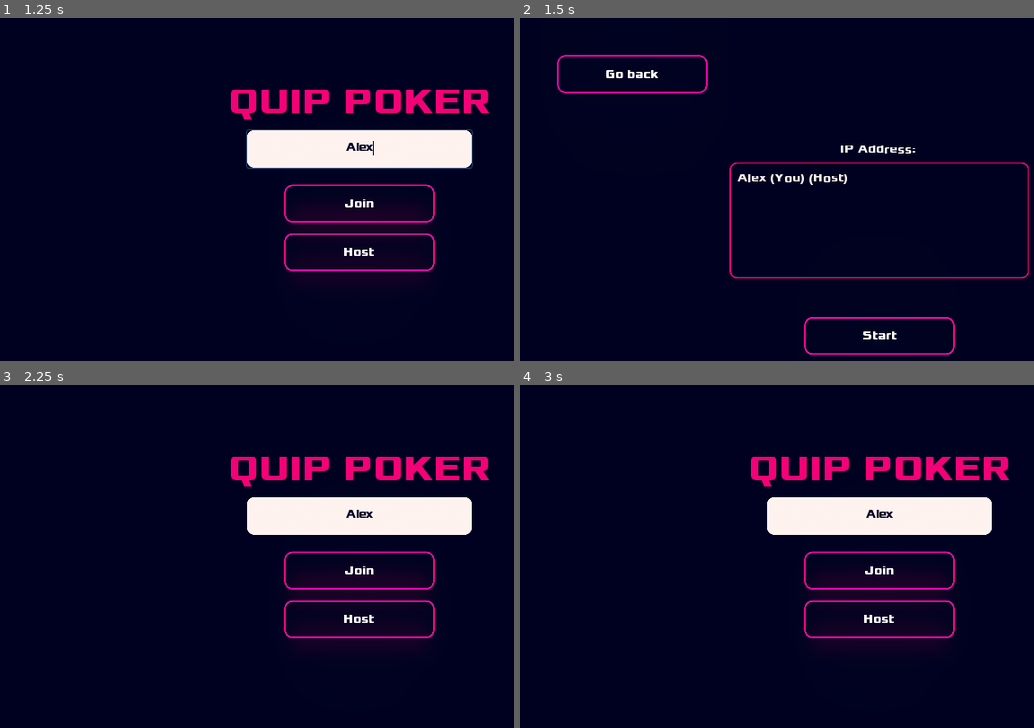
Above: before the commit, frames 1-4 (two rows, left to right).
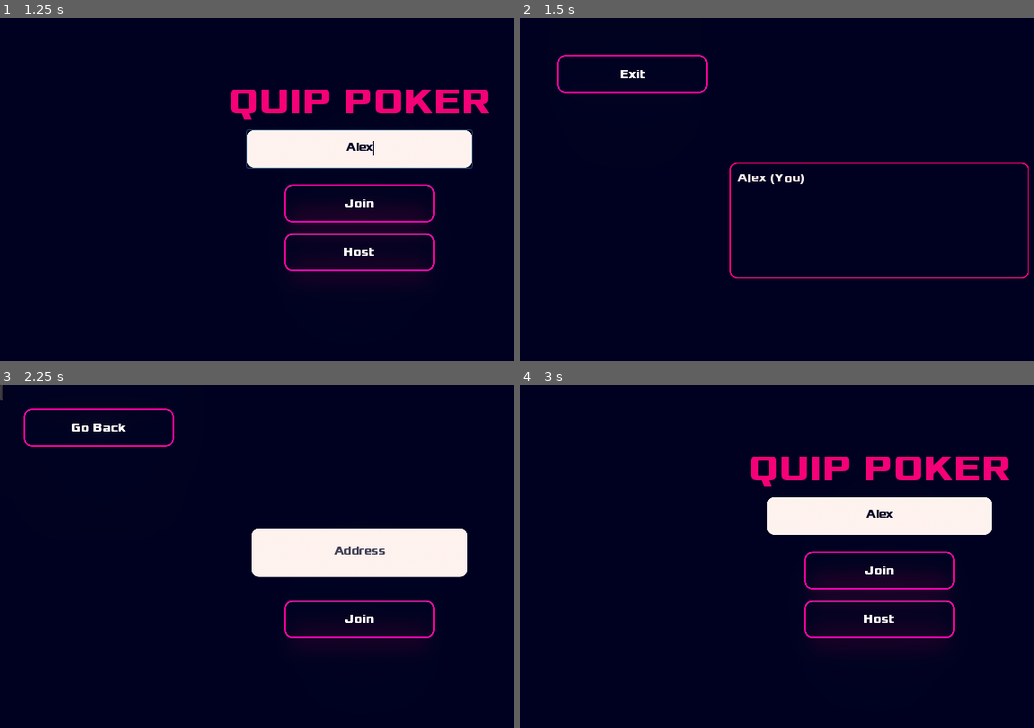
Above: after the commit, the same moments.

Repository: McLovin3/QuipPoker
Game: Godot game, scene res://Scenes/MainMenu.tscn
Same seed, same stepped clock (60 frames per second), same inputs: the game is played once before the commit and once after it.
Inputs (mouse positions are in pixels of both pictures, inside the frame that each line leads up to):
- Up to frame 1 (1.25 s): click (359, 148) at 0.52 s; type "Alex" at 0.6 s
- Up to frame 2 (1.5 s): click "Host" at 1.25 s
- Up to frame 3 (2.25 s): click (113, 439) at 2 s, where only the run before the commit has a clickable "Go back"
- Up to frame 4 (3 s): click (617, 426) at 2.75 s, where only the run after the commit has a clickable "Go Back"

Frame 1 is identical in both runs. In frame 2, 0.9% of the frame differs, in the area x 16-85%, y 15-99%; in frame 3, 13%, in the area x 0-96%, y 0-70%; in frame 4, nothing differs.

Commit message:
Merged LobbyMenu and HostMenu scenes into one

Diff:
--- a/Scenes/HostMenu.tscn
+++ /dev/null
@@ -1,54 +0,0 @@
-[gd_scene load_steps=4 format=2]
-
-[ext_resource path="res://Scenes/Scripts/HostMenu.gd" type="Script" id=1]
-[ext_resource path="res://Scenes/NeonButton.tscn" type="PackedScene" id=2]
-[ext_resource path="res://Themes/ItemList.tres" type="Theme" id=3]
-
-[node name="CanvasLayer" type="CanvasLayer"]
-script = ExtResource( 1 )
-
-[node name="GoBackButton" parent="." instance=ExtResource( 2 )]
-margin_left = 50.0
-margin_top = 50.0
-margin_right = 250.0
-margin_bottom = 100.0
-text = "Go back"
-
-[node name="NameList" type="ItemList" parent="."]
-anchor_left = 0.5
-anchor_top = 0.5
-anchor_right = 0.5
-anchor_bottom = 0.5
-margin_left = -200.0
-margin_top = -77.5
-margin_right = 200.0
-margin_bottom = 77.5
-theme = ExtResource( 3 )
-
-[node name="StartButton" parent="." instance=ExtResource( 2 )]
-anchor_left = 0.5
-anchor_top = 0.5
-anchor_right = 0.5
-anchor_bottom = 0.5
-margin_left = -100.0
-margin_top = 130.0
-margin_right = 100.0
-margin_bottom = 180.0
-text = "Start"
-
-[node name="IpAddress" type="Label" parent="."]
-anchor_left = 0.5
-anchor_top = 0.5
-anchor_right = 0.5
-anchor_bottom = 0.5
-margin_left = -275.0
-margin_top = -120.0
-margin_right = 275.0
-margin_bottom = -70.0
-text = "IP Address:"
-align = 1
-valign = 1
-
-[connection signal="pressed" from="GoBackButton" to="." method="_on_GoBackButton_pressed"]
-[connection signal="pressed" from="StartButton" to="." method="_on_NeonButton_pressed"]
-[connection signal="pressed" from="StartButton" to="." method="_on_StartButton_pressed"]
--- a/Scenes/LobbyMenu.tscn
+++ b/Scenes/LobbyMenu.tscn
@@ -25,4 +25,29 @@
 margin_bottom = 77.5
 theme = ExtResource( 3 )
 
+[node name="StartButton" parent="." instance=ExtResource( 1 )]
+anchor_left = 0.5
+anchor_top = 0.5
+anchor_right = 0.5
+anchor_bottom = 0.5
+margin_left = -100.0
+margin_top = 130.0
+margin_right = 100.0
+margin_bottom = 180.0
+text = "Start"
+
+[node name="IpAddress" type="Label" parent="."]
+anchor_left = 0.5
+anchor_top = 0.5
+anchor_right = 0.5
+anchor_bottom = 0.5
+margin_left = -275.0
+margin_top = -120.0
+margin_right = 275.0
+margin_bottom = -70.0
+text = "IP Address:"
+align = 1
+valign = 1
+
 [connection signal="pressed" from="ExitButton" to="." method="_on_ExitButton_pressed"]
+[connection signal="pressed" from="StartButton" to="." method="_on_StartButton_pressed"]
--- a/Scenes/Scripts/HostMenu.gd
+++ /dev/null
@@ -1,35 +0,0 @@
-extends CanvasLayer
-class_name HostMenu
-
-onready var _name_list: ItemList = $NameList
-onready var _ip_address_label: Label = $IpAddress
-
-var _names: PoolStringArray = []
-
-
-func _ready():
-	NetworkManager.connect("player_joined", self, "_player_connected")
-	NetworkManager.connect("player_left", self, "_player_disconnected")
-	_ip_address_label.text = "IP Address: " + NetworkManager.get_ip_address()
-	_name_list.add_item(NetworkManager.get_username() + " (You) (Host)", null, false)
-	_names.append(NetworkManager.get_username())
-
-
-func _player_disconnected(username: String):
-	_name_list.remove_item(_names.find(username))
-	_names.remove(_names.find(username))
-
-
-func _player_connected(username: String, _isHost: bool) -> void:
-	_name_list.add_item(username, null, false)
-	_names.append(username)
-
-
-func _on_GoBackButton_pressed():
-	NetworkManager.close_server()
-	get_tree().change_scene("res://Scenes/MainMenu.tscn")
-
-
-func _on_StartButton_pressed():
-	if _name_list.get_item_count() > 0:
-		pass
--- a/Scenes/Scripts/LobbyMenu.gd
+++ b/Scenes/Scripts/LobbyMenu.gd
@@ -1,15 +1,28 @@
 extends CanvasLayer
+class_name LobbyMenu
 
 onready var _name_list: ItemList = $NameList
+onready var _ip_address_label: Label = $IpAddress
+onready var _start_button: Button = $StartButton
 
+var _is_host: bool
 var _names: PoolStringArray = []
 
 
 func _ready():
+	_is_host = get_tree().is_network_server()
+
+	if _is_host:
+		_name_list.add_item(NetworkManager.get_username() + " (You) (Host)", null, false)
+		_ip_address_label.text = "IP Address: " + NetworkManager.get_ip_address()
+	else:
+		_name_list.add_item(NetworkManager.get_username() + " (You)", null, false)
+		_start_button.visible = false
+		_ip_address_label.visible = false
+
 	NetworkManager.connect("player_joined", self, "_player_connected")
 	NetworkManager.connect("player_left", self, "_player_disconnected")
 	get_tree().connect("server_disconnected", self, "_lobby_closed")
-	_name_list.add_item(NetworkManager.get_username() + " (You)", null, false)
 	_names.append(NetworkManager.get_username())
 
 
@@ -23,8 +36,8 @@
 	_names.remove(_names.find(username))
 
 
-func _player_connected(username: String, isHost: bool) -> void:
-	if isHost:
+func _player_connected(username: String) -> void:
+	if _is_host:
 		_name_list.add_item(username + " (Host)", null, false)
 	else:
 		_name_list.add_item(username, null, false)
@@ -32,5 +45,13 @@
 
 
 func _on_ExitButton_pressed() -> void:
-	NetworkManager.close_client()
-	get_tree().change_scene("res://Scenes/JoinMenu.tscn")
+	if _is_host:
+		NetworkManager.close_server()
+	else:
+		NetworkManager.close_client()
+		get_tree().change_scene("res://Scenes/JoinMenu.tscn")
+
+
+func _on_StartButton_pressed():
+	if _name_list.get_item_count() > 3:
+		pass
--- a/Scenes/Scripts/MainMenu.gd
+++ b/Scenes/Scripts/MainMenu.gd
@@ -14,7 +14,7 @@
 	else:
 		NetworkManager.create_server()
 		NetworkManager.set_username(_username_input.text)
-		get_tree().change_scene("res://Scenes/HostMenu.tscn")
+		get_tree().change_scene("res://Scenes/LobbyMenu.tscn")
 
 
 func _on_JoinButton_pressed() -> void:
--- a/project.godot
+++ b/project.godot
@@ -25,6 +25,11 @@
 "path": "res://Scenes/Scripts/JoinMenu.gd"
 }, {
 "base": "CanvasLayer",
+"class": "LobbyMenu",
+"language": "GDScript",
+"path": "res://Scenes/Scripts/LobbyMenu.gd"
+}, {
+"base": "CanvasLayer",
 "class": "MainMenu",
 "language": "GDScript",
 "path": "res://Scenes/Scripts/MainMenu.gd"
@@ -43,6 +48,7 @@
 "Card": "",
 "HostMenu": "",
 "JoinMenu": "",
+"LobbyMenu": "",
 "MainMenu": "",
 "PokerGame": "",
 "ShakingInput": ""
